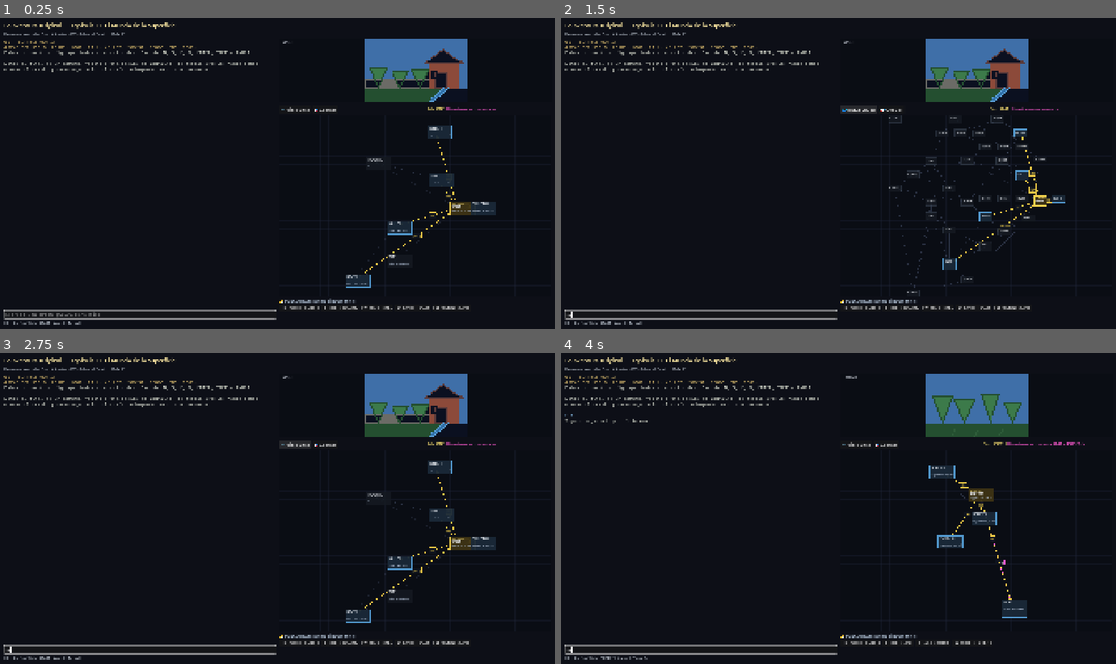
Above: before the commit, frames 1-4 (two rows, left to right).
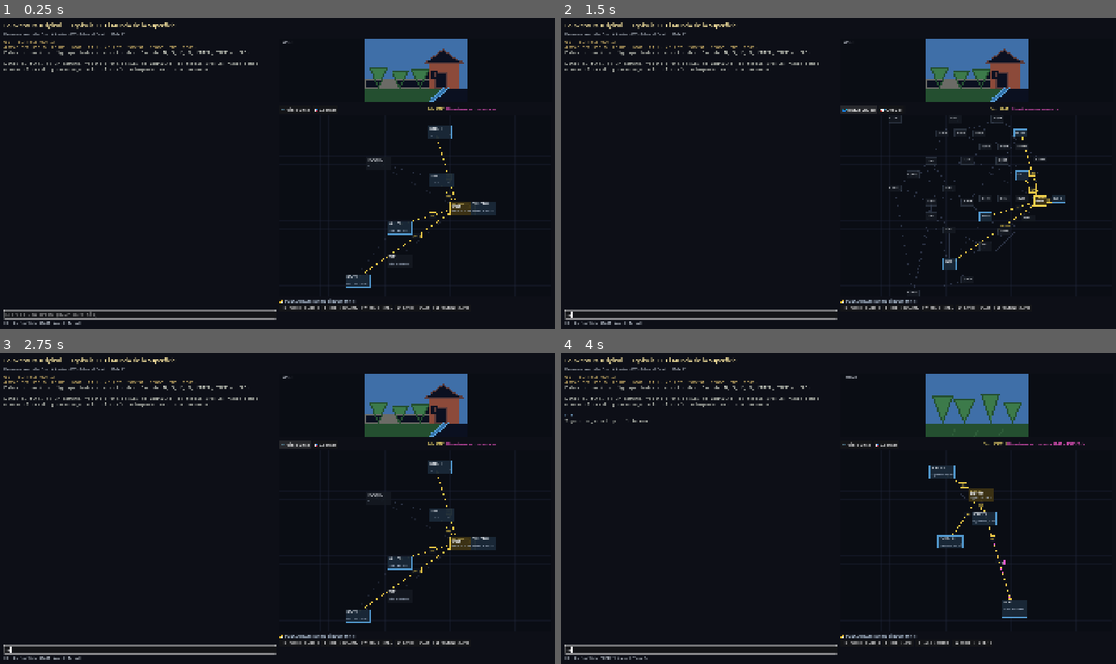
Above: after the commit, the same moments.

Repository: MetalWAR-667/Colossal-Adventure-Reimagination
Game: Godot game, scene res://scenes/main.tscn
Two runs of this game, one before a commit and one after it. Both use one fixed random seed, a clock stepped at 60 frames per second and the inputs below.
Inputs (mouse positions are in pixels of both pictures, inside the frame that each line leads up to):
- Up to frame 1 (0.25 s): no input
- Up to frame 2 (1.5 s): click (699, 313) at 0.52 s; type "12" at 0.6 s; click "🔍 Vista Guía" at 1.25 s
- Up to frame 3 (2.75 s): click "🌐 Mapa Global" at 2 s
- Up to frame 4 (4 s): click "🎯 Centrar" at 2.75 s; click "[ N · NORTE ] → FOREST1" at 3.5 s

The runs differ from the first frame. In frame 1, less than 0.1% of the frame differs, in the area x 10-45%, y 10-96%; in frame 2, less than 0.1%; in frame 3, less than 0.1%; in frame 4, less than 0.1%.

Commit message:
fix(ch01): improve terminal focus and Spanish UI responses

Diff:
--- a/07_godot_open_adventure/godot/data/l10n_es.json
+++ b/07_godot_open_adventure/godot/data/l10n_es.json
@@ -10,7 +10,7 @@
     "title": "La Aventura Original — Capítulo 01: El Mundo de la Superficie",
     "subtitle": "Reconstrucción sobre Open Adventure (BSD-2-Clause). Capítulo 01 de 11.",
     "prompt": "> ",
-    "welcome": "Estás al borde de algo que todavía no entiendes. Escribe N, S, E, W, ENTER, TAKE o AYUDA.",
+    "welcome": "Estás al borde de algo que todavía no entiendes. Escribe N, S, E, W, ENTER, TAKE o HELP.",
     "help": [
       "Ordenes principales:",
       "  N / S / E / W / U / D   — moverse (norte, sur, este, oeste, arriba, abajo)",
@@ -22,7 +22,8 @@
       "  DRINK / FILL / EAT      — beber, llenar, comer",
       "  XYZZY / PLUGH           — palabras mágicas (sí, funcionan)",
       "  MAP                     — mostrar el mapa del capítulo",
-      "  HELP / AYUDA            — esta ayuda",
+      "  HELP                    — esta ayuda",
+      "  LICENSES                — avisos legales completos",
       "  SCORE / QUIT            — puntuación y salida",
       "Los sinónimos se comparan por sus cinco primeras letras, como en el original."
     ],
@@ -114,6 +115,8 @@
     "NOTHING_HAPPENS": "No ocurre nada.",
     "CANT_APPLY": "No sé aplicar esa palabra aquí.",
     "NO_INOUT_HERE": "Aquí no sé qué es dentro y qué es fuera. Usa los puntos cardinales o nombra algo en la dirección general que quieras tomar.",
+    "UNSURE_FACING": "No estoy seguro de hacia dónde miras. Usa los puntos cardinales.",
+    "NEED_DETAIL": "Necesito que seas más preciso.",
     "NO_MORE_DETAIL": "Perdona, no me dan permiso para más detalle. Te repito la descripción larga.",
     "ALREADY_CARRYING": "¡Ya lo llevas!",
     "NOT_CARRYING": "No lo llevas encima.",
@@ -123,11 +126,14 @@
     "NO_SUCH_THING": "No ves ninguna {noun} por aquí.",
     "TAKE_WHAT": "¿Qué quieres coger?",
     "DROP_WHAT": "¿Qué quieres soltar?",
+    "INVENTORY_HEADER": "Llevas:",
+    "INVENTORY_EMPTY": "No llevas nada. El mundo, en cambio, lleva muchas cosas.",
     "POUR_GROUND": "El suelo queda mojado.",
     "NO_KEYS": "¡No tienes llaves!",
     "NOTHING_LOCKED": "Aquí no hay nada con cerradura.",
     "FOLLOW_STREAM": "No sé dónde está la cueva, pero por aquí ningún arroyo puede correr mucho tiempo en la superficie. Probaría con el arroyo.",
     "ALL_SILENT": "Todo está en silencio.",
+    "STREAM_GURGLES": "El arroyo gorgotea entre las piedras.",
     "TREE": "Los árboles del bosque son grandes robles y arces de madera dura, con algún grupo de pinos de vez en cuando.",
     "OFF_SCALE": "Tu marca queda fuera de las tablas.",
     "CLASS_45": "Se te ve claramente como un simple principiante. Mejor suerte la próxima vez.",
@@ -140,6 +146,41 @@
     "CLASS_426": "Tu puntuación te sitúa en la clase A de Aventurero Maestro.",
     "CLASS_429": "¡Toda la Aventurilandia te rinde homenaje, Aventurero Gran Maestro!",
     "CLASS_9999": "Aventurilandia se queda sin aliento: ¡te has unido a las filas de los CAMPEONES MUNDIALES DE LA AVENTURA!",
+    "ACT_VERSION": "Una nube de humo naranja aparece; dentro, unas runas de fuego trazan:\n\nOpen Adventure %V - http://www.catb.org/esr/open-adventure/",
+    "BLAST": "Para volar algo necesitas dinamita.",
+    "BREAK": "Hacer eso está fuera de tu alcance.",
+    "BRIEF": "¿Sobre qué?",
+    "DIG": "Cavar sin una pala es bastante poco práctico. Incluso con una pala, no parece que fueras a llegar muy lejos.",
+    "FBOMB": "¡Cuida esa lengua!",
+    "FEE": "No sé cómo hacerlo.",
+    "FEED": "Aquí no hay nada que alimentar.",
+    "FIE": "No sé cómo hacerlo.",
+    "FIND": "Solo puedo contarte lo que ves mientras te mueves y manipulas cosas. No puedo decirte dónde están los objetos lejanos.",
+    "FLY": "Por mí bien. ¿Te importaría explicar cómo?",
+    "FOE": "No sé cómo hacerlo.",
+    "FOO": "No sé cómo hacerlo.",
+    "FUM": "No sé cómo hacerlo.",
+    "GO": "¿Adónde?",
+    "INVALIDMAGIC": "Buen intento, pero esa vieja palabra mágica está más que gastada.",
+    "LOST": "Estoy tan confundido como tú.",
+    "MIST": "La niebla es un vapor blanco, normalmente de agua, que aparece de vez en cuando en las cavernas. Puede encontrarse en cualquier sitio, pero a menudo anuncia un pozo profundo que baja hasta el agua.",
+    "NEWS": "Open Adventure es una versión de código abierto aprobada por el autor de la versión 2.5, sin cambios en las reglas de juego por ahora. La versión 2.5 era esencialmente igual a la Versión II: la cueva y sus peligros no han cambiado, y la puntuación máxima sigue siendo 430. Hay algunas pistas más, sobre todo para ciertos acertijos oscuros, además de pequeñas correcciones y retoques. Ahora se puede guardar y reanudar una partida inmediatamente, aunque cada guardado cuesta algunos puntos. Las partidas guardadas ocupan mucho menos espacio que antes.",
+    "NO": "De acuerdo.",
+    "PART": "No ocurre nada.",
+    "READ": "Me temo que no lo entiendo.",
+    "RESUME": "¿Cómo?",
+    "RUB": "Frotar la lámpara eléctrica no resulta especialmente provechoso. En cualquier caso, no ocurre nada emocionante.",
+    "SAVE": "¿Cómo?",
+    "SEED": "Semilla fijada en %d",
+    "STOP": "No conozco la palabra «stop». Usa «quit» si quieres abandonar.",
+    "SWIM": "No sé cómo hacerlo.",
+    "TAME": "Por mí bien. ¿Te importaría explicar cómo?",
+    "THANKYOU": "No hay de qué.",
+    "THROW": "¡No lo llevas encima!",
+    "WASTE": "El límite de la partida es ahora %d",
+    "WAVE": "No ocurre nada.",
+    "WIZARD": "Los de tu clase no deben molestar a los magos.",
+    "YES": "Inténtalo de nuevo.",
     "UNLOCK": "No sé cómo se abre o se cierra eso.",
     "LOCK": "No sé cómo se abre o se cierra eso.",
     "LIGHT": "No lo entiendo.",
--- a/07_godot_open_adventure/godot/project.godot
+++ b/07_godot_open_adventure/godot/project.godot
@@ -20,6 +20,7 @@
 
 window/size/viewport_width=1920
 window/size/viewport_height=1080
+window/size/mode=2
 window/stretch/mode="canvas_items"
 
 [editor_plugins]
--- a/07_godot_open_adventure/godot/src/ui/main.gd
+++ b/07_godot_open_adventure/godot/src/ui/main.gd
@@ -24,7 +24,7 @@
 	interpreter = Interpreter.new(world)
 	_build_layout()
 	_show_intro()
-	terminal.focus_input()
+	terminal.focus_input_deferred()
 
 
 func _build_layout() -> void:
@@ -136,7 +136,7 @@
 	if not lines.is_empty():
 		terminal.append_lines(lines)
 	_refresh_status()
-	terminal.focus_input()
+	terminal.focus_input_deferred()
 
 
 func _input(event: InputEvent) -> void:
@@ -166,7 +166,7 @@
 		terminal.output.custom_minimum_size = _terminal_output_minimum
 		map_view.set_navigation_enabled(true)
 		_normal_interface.visible = true
-	terminal.call_deferred("focus_input")
+	terminal.focus_input_deferred()
 
 
 func _refresh_status() -> void:
--- a/07_godot_open_adventure/godot/src/ui/terminal.gd
+++ b/07_godot_open_adventure/godot/src/ui/terminal.gd
@@ -17,6 +17,7 @@
 
 	output = RichTextLabel.new()
 	output.bbcode_enabled = true
+	output.selection_enabled = true
 	output.scroll_following = true
 	output.size_flags_vertical = Control.SIZE_EXPAND_FILL
 	output.custom_minimum_size = Vector2(0, 320)
@@ -28,7 +29,7 @@
 	add_child(output)
 
 	input = LineEdit.new()
-	input.placeholder_text = "Escribe una orden (AYUDA para más)"
+	input.placeholder_text = "Escribe una orden (HELP para más)"
 	input.add_theme_font_override("font", _font)
 	input.add_theme_font_size_override("font_size", 16)
 	input.text_submitted.connect(_on_text_submitted)
@@ -39,8 +40,12 @@
 	var command := text.strip_edges()
 	input.clear()
 	if command.is_empty():
+		focus_input_deferred()
 		return
 	command_entered.emit(command)
+	# The signal handlers may update/reparent other controls before the
+	# submission event finishes. Restore focus after that event has settled.
+	focus_input_deferred()
 
 
 func append_lines(lines: Array[String]) -> void:
@@ -59,3 +64,7 @@
 
 func focus_input() -> void:
 	input.grab_focus()
+
+
+func focus_input_deferred() -> void:
+	input.call_deferred("grab_focus")
--- a/07_godot_open_adventure/godot/tests/run_tests.gd
+++ b/07_godot_open_adventure/godot/tests/run_tests.gd
@@ -145,6 +145,44 @@
 	_equal(take.noun_stem, "LAMP", "noun stem of TAKE LAMP")
 	var magic := parser.parse("xyzzy")
 	_equal(magic.motion, "XYZZY", "XYZZY is a motion")
+	_equal(parser.parse("ayuda").kind, Command.Kind.UNKNOWN, "AYUDA is not advertised as a parser alias")
+	var specifically_handled := {
+		"CARRY": true,
+		"DROP": true,
+		"INVENTORY": true,
+		"UNLOCK": true,
+		"LOCK": true,
+		"LIGHT": true,
+		"EXTINGUISH": true,
+		"DRINK": true,
+		"FILL": true,
+		"POUR": true,
+		"EAT": true,
+		"ATTACK": true,
+		"WAKE": true,
+		"LISTEN": true,
+		"TREE": true,
+		"SCORE": true,
+		"HELP": true,
+		"INFO": true,
+		"QUIT": true,
+		"SAY": true,
+		"NOTHING": true,
+	}
+	var checked_actions: Dictionary = {}
+	for action in world.action_verbs.values():
+		var action_name := String(action)
+		if (
+			checked_actions.has(action_name)
+			or specifically_handled.has(action_name)
+			or not world.action_messages.has(action_name)
+		):
+			continue
+		checked_actions[action_name] = true
+		_check(
+			world.l10n_messages.has(action_name),
+			"recognized action %s has a Spanish fallback" % action_name
+		)
 
 
 func _test_movement(world: WorldData) -> void:
@@ -173,6 +211,8 @@
 	var output := _play(interpreter, ["UP"])
 	_contains(output, "Por ahí no se puede ir", "an impossible direction is refused")
 	_equal(interpreter.state.current_location, "LOC_FOREST20", "the player did not move")
+	output = _play(interpreter, ["LEFT"])
+	_contains(output, "puntos cardinales", "relative movement failure is localized")
 
 
 func _test_grate_and_keys(world: WorldData) -> void:
@@ -262,6 +302,8 @@
 	_contains(output, "MetalWAR", "the notice names the author")
 	output = _play(interpreter, ["HELP"])
 	_contains(output, "GPL", "the help carries the licence line")
+	_contains(output, "LICENSES", "the help advertises the implemented licence command")
+	_check(not "\n".join(output).contains("AYUDA"), "the help does not advertise an unsupported alias")
 
 	# Survival (3 deaths) plus the rounding points, before any treasure.
 	_equal(interpreter._score(), 32, "score without treasure")
@@ -346,10 +388,16 @@
 	var map_connections := map_before.exit_requested.get_connections().size()
 	var location_before: String = main.interpreter.state.current_location
 	var turn_before: int = main.interpreter.state.turn
-	terminal_before.input.text = "texto parcial"
 	map_before.zoom_level = 1.6
 	map_before.pan_offset = Vector2(30, -12)
 	var mode_before: MapView.ViewMode = map_before.view_mode
+	_check(terminal_before.output.selection_enabled, "terminal output text is selectable")
+	await process_frame
+	_check(terminal_before.input.has_focus(), "command input receives initial deferred focus")
+	terminal_before._on_text_submitted("   ")
+	await process_frame
+	_check(terminal_before.input.has_focus(), "empty command restores input focus")
+	terminal_before.input.text = "texto parcial"
 
 	var tab_event := InputEventKey.new()
 	tab_event.keycode = KEY_TAB
@@ -367,6 +415,8 @@
 	_check(not map_before.navigation_enabled, "debug mode disables graph navigation")
 
 	main._on_command("E")
+	await process_frame
+	_check(terminal_before.input.has_focus(), "valid command restores input focus")
 	_equal(main.interpreter.state.current_location, "LOC_BUILDING", "parser moves while debug mode is open")
 	_equal(map_before.current_location, "LOC_BUILDING", "debug graph follows interpreter location")
 	_equal(map_before.observed_from, "LOC_START", "debug graph records actual origin")
@@ -376,11 +426,14 @@
 	_equal(map_before.pan_offset, Vector2(30, -12), "command execution preserves pan")
 
 	main._on_command("LOOK")
+	await process_frame
 	_equal(main.interpreter.state.current_location, "LOC_BUILDING", "LOOK does not move in debug mode")
 	_equal(map_before.observed_command, "E", "LOOK preserves the last valid observed transition")
 
 	main._input(tab_event)
+	await process_frame
 	_check(not main.debug_mode, "debug mode closes")
+	_check(terminal_before.input.has_focus(), "view toggle restores input focus")
 	_check(map_before.navigation_enabled, "normal mode restores graph navigation")
 	_equal(terminal_before.command_entered.get_connections().size(), terminal_connections, "terminal signal is not duplicated")
 	_equal(map_before.exit_requested.get_connections().size(), map_connections, "map signal is not duplicated")
@@ -389,5 +442,9 @@
 	_equal(map_before.view_mode, mode_before, "closing debug mode preserves map mode")
 
 	main._on_command("OUT")
+	await process_frame
 	_equal(main.interpreter.state.current_location, "LOC_START", "parser still moves in normal mode")
+	main._on_command("UNKNOWN-COMMAND")
+	await process_frame
+	_check(terminal_before.input.has_focus(), "unknown command restores input focus")
 	main.free()
